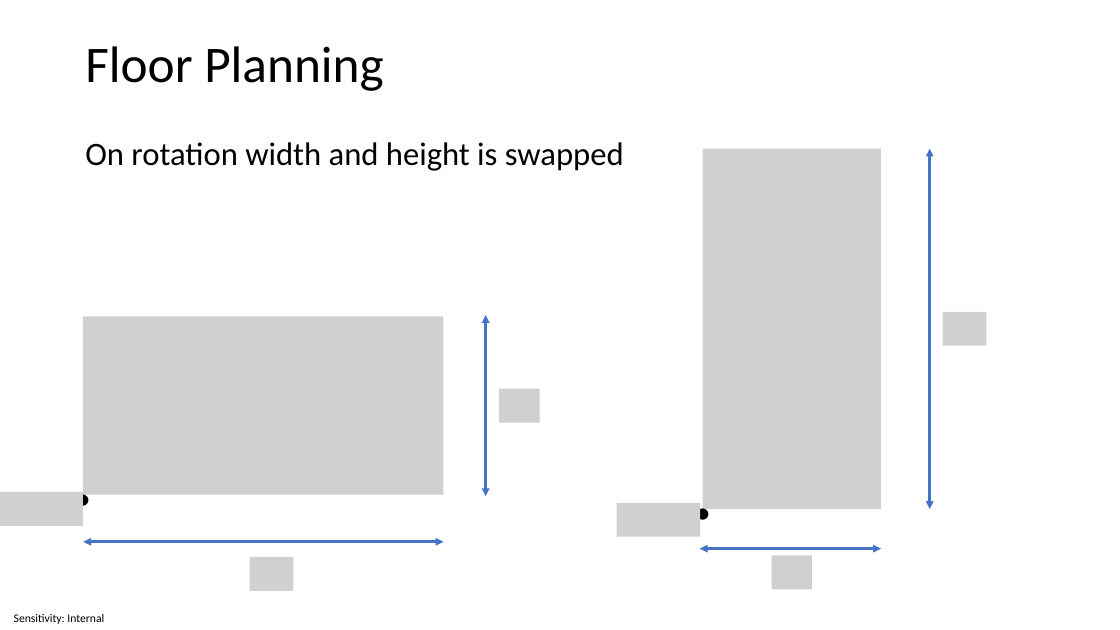
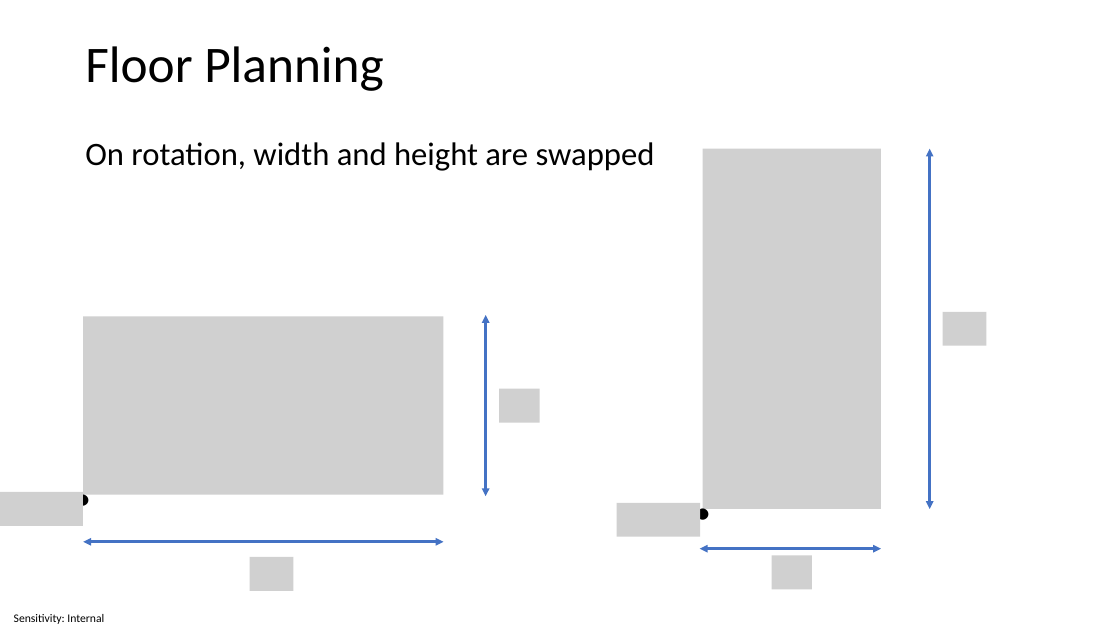
Before and after one commit to invariantum/operational_research, a slide deck: slide 22 of content/Lectures/Semester 1/Week 11 - Floor Planning/5 Source Files/Week 11 - Floor Planning.pptx. Drawn at 1120x630 pixels with LibreOffice and Linux fonts; fonts in the diff are those of the drawing; grey boxes stand for pictures. Boxes give left, top, right and bottom in pixels: in the first picture for what was removed or moved away, otherwise in the second. Text is boxed around its words. In the diff, an @@ line names an element or a change of style, - is before the commit and + after.

```diff
--- a/content/Lectures/Semester 1/Week 11 - Floor Planning/5 Source Files/Week 11 - Floor Planning.pptx
+++ b/content/Lectures/Semester 1/Week 11 - Floor Planning/5 Source Files/Week 11 - Floor Planning.pptx
@@ text at (85,142,655,171): text changed @@
-On rotation width and height is swapped
+On rotation, width and height are swapped
```
Also in this commit, not shown: 7 other files.
